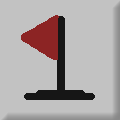
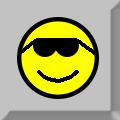
Two versions of the same layered image (120x120). Layer-by-layer changes:
hid "Слой 3" over [left=21, top=15, right=95, bottom=100]
added layer "Эллипс 4 копия" above "Эллипс 4" over [left=54, top=38, right=79, bottom=57]
added layer "Эллипс 4" above "Слой 6" over [left=33, top=38, right=57, bottom=57]
added layer "Слой 6" above "Слой 5" over [left=18, top=38, right=98, bottom=83]
added layer "Эллипс 1" above "Слой 4" over [left=17, top=17, right=99, bottom=99]
